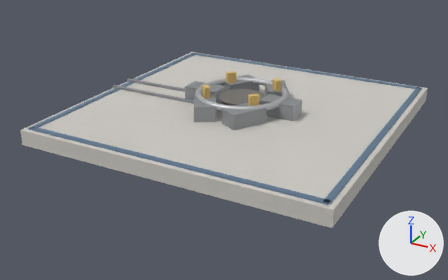
Before and after pictures for a commit that changed the glTF model assets/rocket/models/launch-pad.glb.
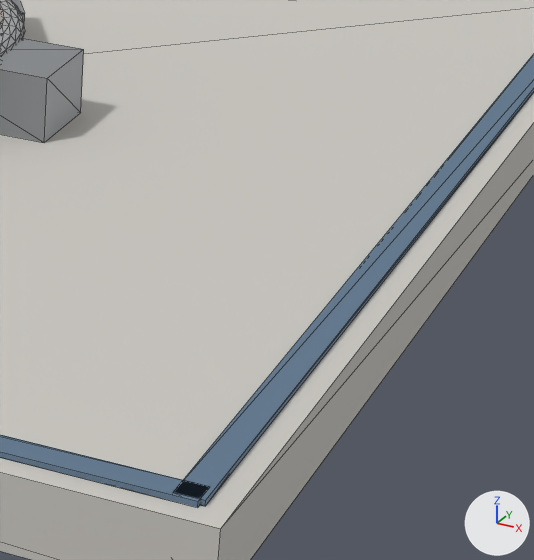
The first picture shows the older version from a 50 mm camera at (14.2, -27.7, 12.5) aimed at (-0.3, -1.5, -0.6). The close-ups show the older and then the newer version on the part from 63% to 91% of the width and 32% to 78% of the height of that picture. Only the edits that show in the close-ups are written down. Arrows for +X, +Y and +Z are at lower right; the lights stay in place. The close-ups show mesh edges as thin lines. Where no turn or scale is listed for an object, it has been applied to the vertices.

Script lines for the objects in view, before the commit:
```python
me_cube_003 = bpy.data.meshes.new('Cube.003')
me_cube_003.from_pydata(...)  # 8 vertices, 12 faces; spans x -7.7..7.7, y -0.2..0.2, z 0.0
me_cube_003.materials.append(mat_navy)  # blue #667f97
me_cube_004 = bpy.data.meshes.new('Cube.004')
me_cube_004.from_pydata(...)  # 8 vertices, 12 faces; spans x -0.2..0.2, y -7.7..7.7, z 0.0
me_cube_004.materials.append(mat_navy)  # blue #667f97
me_cube_006 = bpy.data.meshes.new('Cube.006')
me_cube_006.from_pydata(...)  # a box spanning x -0.95..0.95, y -0.55..0.55, z -0.4..0.4
me_cube_006.materials.append(mat_metaldark)  # grey #9b9fa2
ob_pedestalblock = bpy.data.objects.new('PedestalBlock', me_cube_006)
ob_pedestalblock.location = (2.25, 0.0, 1.2)
ob_slabmark_001 = bpy.data.objects.new('SlabMark.001', me_cube_003)
ob_slabmark_001.location = (0.0, -7.6, 0.83)
ob_slabmark_002 = bpy.data.objects.new('SlabMark.002', me_cube_004)
ob_slabmark_002.location = (7.6, 0.0, 0.83)
# also in view: 'Slab' at (0.0, 0.0, 0.4); 'PedestalRing' at (0.0, 0.0, 1.5)
```
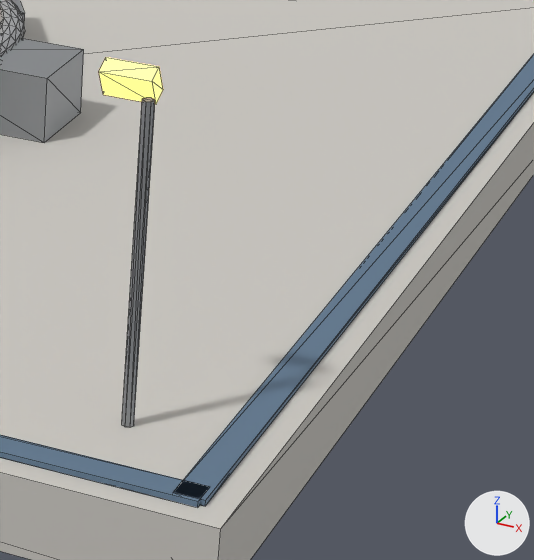
Boxes (x1, y1, x2, y2) around the edits, measured in the close-ups (534 x 560 px):
'LightPole.001', added: after (122, 98, 155, 427)
'LightHead.001', added: after (99, 57, 163, 104)

Diff of the bpy script that builds the scene:
```diff
--- a/assets/rocket/models/launch-pad.glb.py
+++ b/assets/rocket/models/launch-pad.glb.py
@@ mat_glowamber @@
+mat_glowamber = principled_material('glowAmber')
+mat_glowamber.base_color = (0.9, 0.62, 0.2)  # beige #f3ce7c
+mat_glowamber.emission_color = (1.0, 0.62, 0.15)  # orange #ffce6c
+mat_glowamber.emission_strength = 1.6
@@ me_cube_019 @@
+me_cube_019.from_pydata([(-0.25, -0.007, -0.175), (-0.25, -0.151, 0.088), (-0.25, 0.151, -0.088), (-0.25, 0.007, 0.175), (0.25, -0.007, -0.175), (0.25, -0.151, 0.088), (0.25, 0.151, -0.088), (0.25, 0.007, 0.175)], [], [(0, 1, 3), (0, 3, 2), (2, 3, 7), (2, 7, 6), (6, 7, 5), (6, 5, 4), (4, 5, 1), (4, 1, 0), (2, 6, 4), (2, 4, 0), (7, 3, 1), (7, 1, 5)])
+me_cube_019.materials.append(mat_glowamber)  # beige #f3ce7c, glowing orange #ffce6c
@@ me_cone_002 @@
+me_cone_002.from_pydata(...)  # an 8-sided cylinder along z spanning x -0.06..0.06, y -0.06..0.06, z -1.6..1.6
+me_cone_002.materials.append(mat_metaldark)  # grey #9b9fa2
@@ ob_lighthead_001 @@
+ob_lighthead_001 = bpy.data.objects.new('LightHead.001', me_cube_019)
+ob_lighthead_001.location = (6.34, -6.35, 4.05)
@@ ob_lightpole_001 @@
+ob_lightpole_001 = bpy.data.objects.new('LightPole.001', me_cone_002)
+ob_lightpole_001.location = (6.6, -6.6, 2.4)
```
